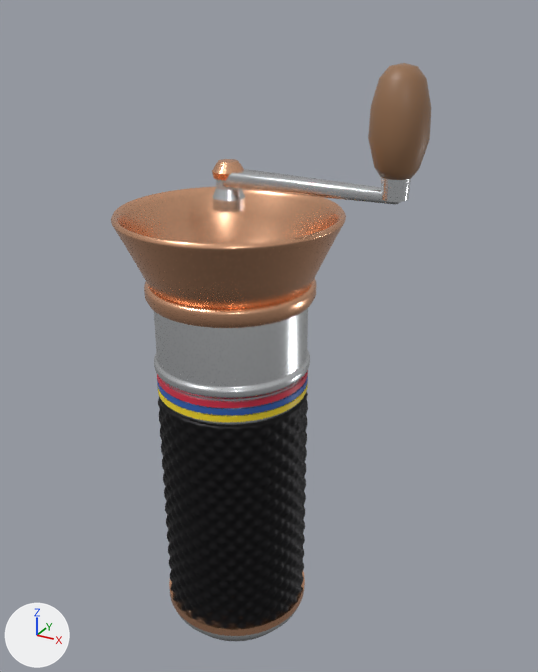
The glTF model public/models/hero/grinder.glb: old version first, new version second.
Camera for both pictures: a 50 mm lens placed at (2.4, -3.85, 2.59), pointed at (0.23, 0.09, 0.61). Arrows for +X, +Y and +Z are at lower left; the lights stay in place. The older version comes first. Where no turn or scale is listed for an object, it has been applied to the vertices.

In view in the first picture: 'arm', 'band0', 'band1', 'band2', 'bottom_ring', 'cap', 'collar', 'elbow', 'grip', 'hopper', 'housing', 'hub', 'knob' and 1 more.
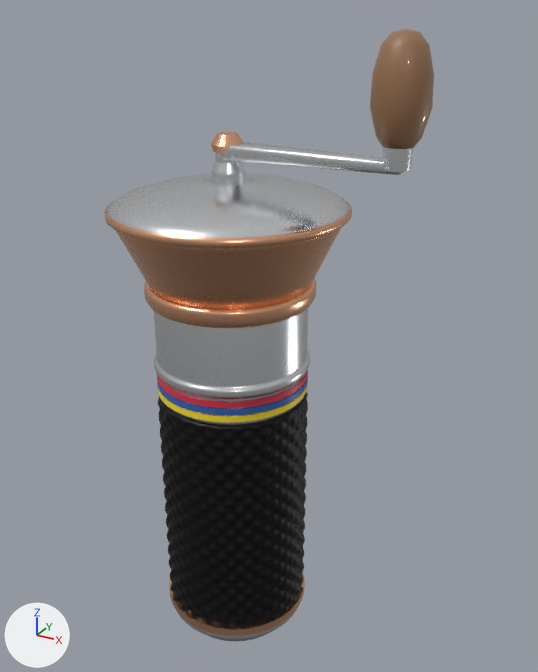
Location of each change, (x1, y1, x2, y2) in pixels of the pictures (538 x 672 px):
'lid', added: after (108, 173, 349, 238)
'knob', moved: before (368, 63, 431, 180); after (370, 29, 434, 149)
'arm', moved: before (223, 169, 400, 205); after (222, 142, 403, 175)
'lid_ring', added (beige): after (104, 202, 352, 249)
'hub', moved: before (213, 179, 245, 212); after (212, 152, 245, 186)
'elbow', moved: before (381, 177, 411, 202); after (383, 147, 413, 172)
'cap', moved: before (212, 159, 244, 181); after (211, 132, 243, 153)

The change, as a list of edits to the scene's bpy script:
```text
Add me_lid_ring:
    me_lid_ring.from_pydata(...)  # 768 vertices, 1280 faces; spans x -0.75..0.75, y -0.75..0.75, z 1.42..1.49
    me_lid_ring.materials.append(mat_copper)  # beige #f7bc95
Add me_lid:
    me_lid.from_pydata(...)  # 1921 vertices, 3712 faces; spans x -0.743..0.743, y -0.743..0.743, z 1.405..1.62
    me_lid.materials.append(mat_steel)  # white #e7eaec
Change ob_arm:
    ob_arm.location: (0.0, 0.0, 1.65) -> (0.0, 0.0, 1.81)
Change ob_cap:
    ob_cap.location: (0.0, 0.0, 1.65) -> (0.0, 0.0, 1.81)
Change ob_elbow:
    ob_elbow.location: (1.06, 0.0, 1.64) -> (1.06, 0.0, 1.8)
Change ob_hub:
    ob_hub.location: (0.0, 0.0, 1.46) -> (0.0, 0.0, 1.62)
Change ob_knob:
    ob_knob.location: (1.06, 0.0, 1.76) -> (1.06, 0.0, 1.92)
Add ob_lid_ring:
    ob_lid_ring = bpy.data.objects.new('lid_ring', me_lid_ring)
    ob_lid_ring.location = (0.0, 0.0, 0.0)
Add ob_lid:
    ob_lid = bpy.data.objects.new('lid', me_lid)
    ob_lid.location = (0.0, 0.0, 0.0)
```
